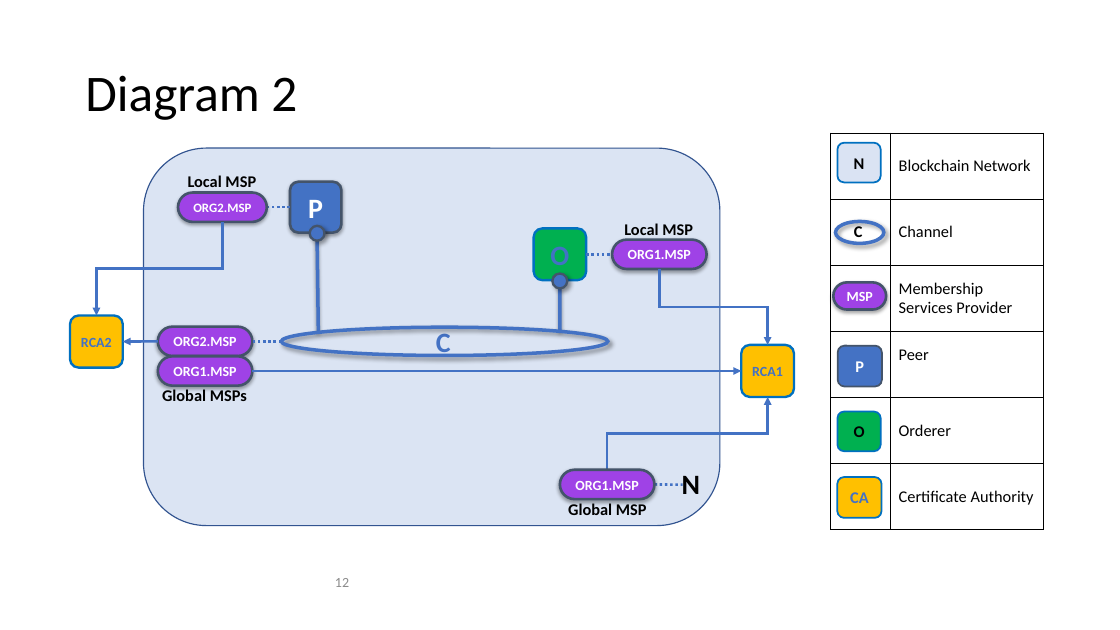
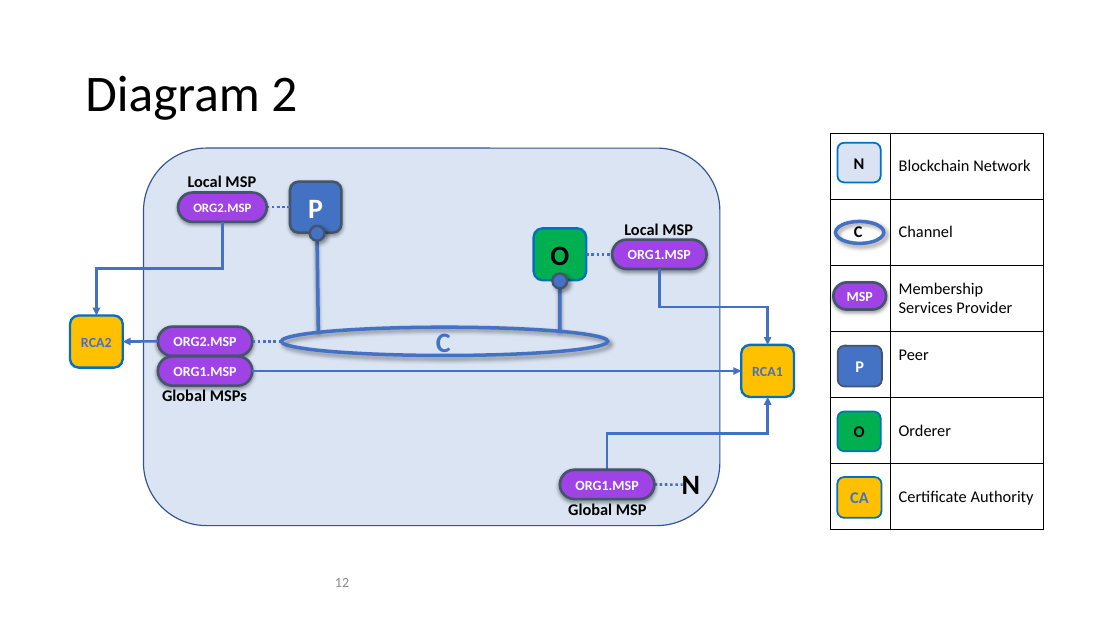
Before and after one commit to FabricTOC/FabricTOC, a slide deck: slide 12 of docs/OtherSourceMaterial/Diagrams.pptx. Drawn at 1120x630 pixels with LibreOffice and Linux fonts; fonts in the diff are those of the drawing. Boxes give left, top, right and bottom in pixels: in the first picture for what was removed or moved away, otherwise in the second. Text is boxed around its words. In the diff, an @@ line names an element or a change of style, - is before the commit and + after.

```diff
--- a/docs/OtherSourceMaterial/Diagrams.pptx
+++ b/docs/OtherSourceMaterial/Diagrams.pptx
@@ rounded rectangle "O" at bbox=[534, 229, 586, 281]: text colour #4372C4 to #000000 @@
```
Also in this commit, not shown: 2 other slides changed, 1 slide added, 1 other file.
